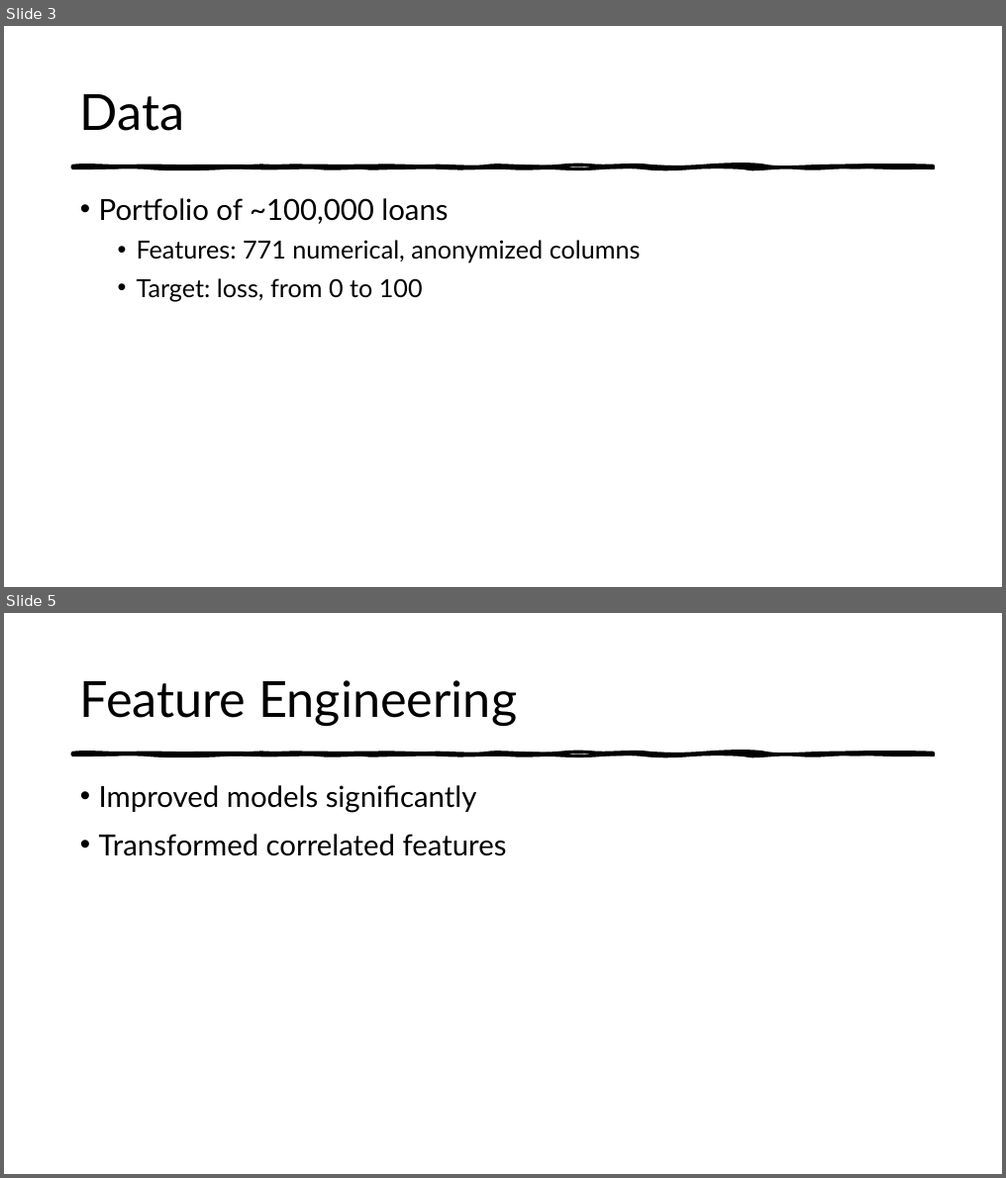
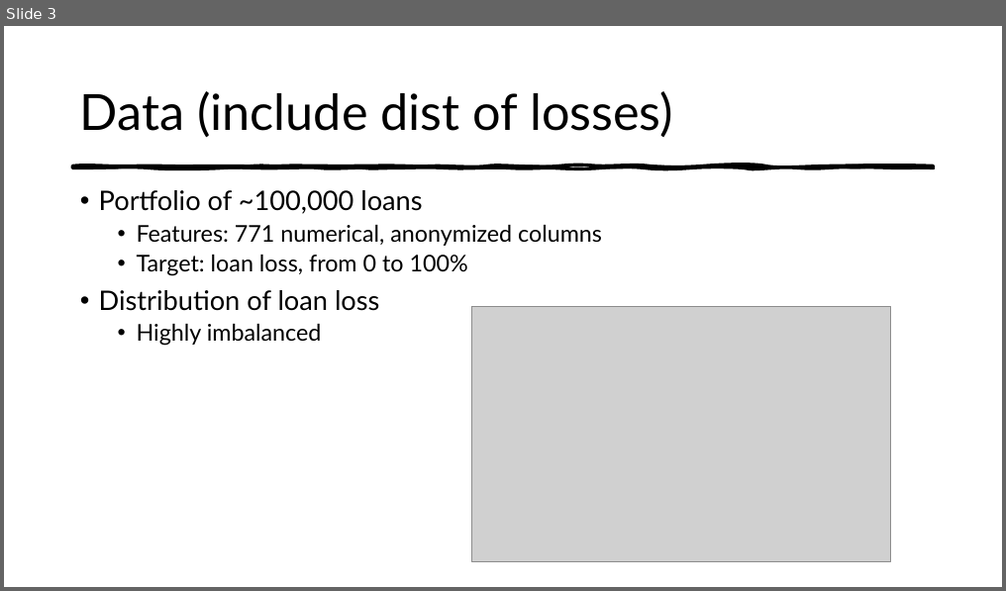
Before and after one commit to mdominguez2010/Loan-Loss, a slide deck: presentation/mvp .pptx. Shown one above the other, each under a label of ours: slides 3 and 5 before the commit, slide 3 after it; the slides between them are not shown. The pictures are 1006x1178 and 1006x591 pixels, drawn with LibreOffice and Linux fonts; fonts in the diff are those of the drawing; grey boxes stand for pictures. Boxes give left, top, right and bottom in pixels: in the first picture for what was removed or moved away, otherwise in the second. Text is boxed around its words. In the diff, an @@ line names an element or a change of style, - is before the commit and + after.

```diff
--- a/presentation/mvp .pptx
+++ b/presentation/mvp .pptx
@@ slide 5 removed at [4,613,1002,1174], background #FFFFFF; not listed: 1 template element that a slide beside it also shows @@
@@ title removed at [80,680,517,725] @@
-Feature Engineering
@@ text removed at [99,785,507,857] @@
-• Improved models significantly
-• Transformed correlated features
@@ slide 3 changed as well @@
@@ title at [80,91,673,138]: text changed @@
-Data
+Data (include dist of losses)
@@ text at [99,190,602,246]: size 28 to 25.9 pt in "Portfolio of ~100,000 loans"; size 24 to 22.2 pt in "Features: 771 numerical, anonymized columns"; line spacing 1.1 to 0.9 @@
@@ text at [99,255,468,346]: text changed; size 24 to 22.2 pt @@
-  • Target: loss, from 0 to 100
+  • Target: loan loss, from 0 to 100%
+• Distribution of loan loss
+  • Highly imbalanced
@@ picture added at [472,307,891,562] @@
```
Also in this commit, not shown: 7 other slides changed, 2 slides added, 1 other file.
